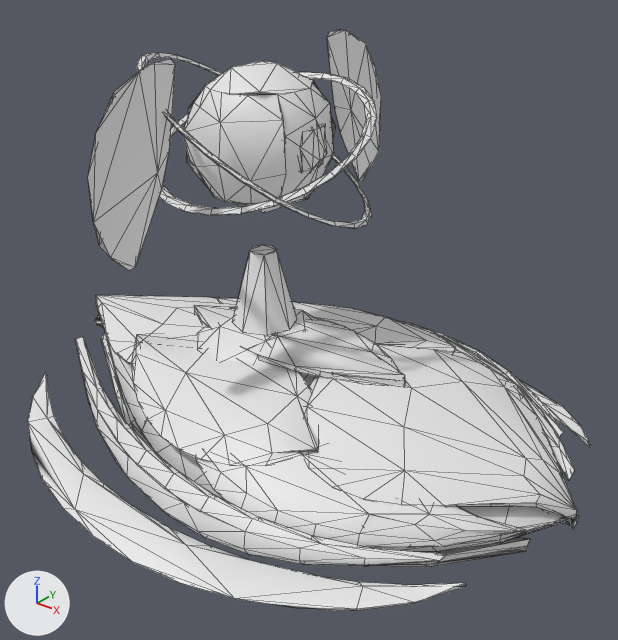
A saved change to the glTF model public/assets/models/alien/seer_lod.glb.
Rendered twice from a 50 mm camera at (4.46, -5.31, 5.2) aimed at (0.24, -0.02, 1.93). The axes (+X, +Y, +Z) are drawn at lower left. The lights are the same throughout. The older version comes first. Mesh edges are drawn as thin lines. Where no turn or scale is listed for an object, it has been applied to the vertices. Vertices at exactly the same position are counted once.

The older version as bpy lines, for what is in view:
```python
me_eye = bpy.data.meshes.new('Eye')
me_eye.from_pydata(...)  # 411 vertices, 614 faces; spans x -1.31..0.71, y -1.79..1.79, z 1.75..4.21
me_hull = bpy.data.meshes.new('Hull')
me_hull.from_pydata(...)  # 1425 vertices, 1884 faces; spans x -2.81..2.81, y -2.24..2.24, z 0.34..1.76
ob_eye = bpy.data.objects.new('Eye', me_eye)
ob_eye.location = (0.0, 0.0, 0.0)
ob_hull = bpy.data.objects.new('Hull', me_hull)
ob_hull.location = (0.0, 0.0, 0.0)
```
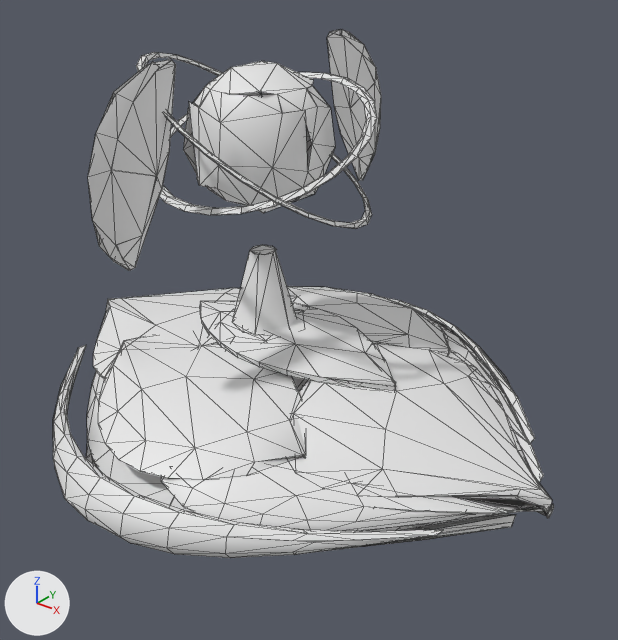
Where the change shows, as pixel boxes (x1, y1, x2, y2) in the pictures (618 x 640 px; the box of a moved part takes in the faces that stretch with it):
'Hull', reshaped (11% narrower, 14% shorter): before (28, 295, 591, 611); after (53, 286, 554, 558)
'Eye', reshaped: before (88, 30, 381, 335); after (88, 29, 381, 334)
part 1 of me_hull, rebuilt (mostly hidden): before (96, 315, 579, 552); after (87, 371, 554, 532)
part 2 of me_hull, rebuilt: before (401, 321, 564, 437); after (382, 297, 535, 443)
part 3 of me_hull, rebuilt (7% shorter): before (76, 337, 446, 566); after (53, 345, 443, 558)
part 4 of me_hull, rebuilt: before (305, 343, 577, 519); after (287, 341, 552, 508)
part 5 of me_hull, rebuilt: before (216, 298, 457, 353); after (287, 286, 450, 354)
part 6 of me_hull, rebuilt (11% wider, 8% taller): before (132, 334, 319, 465); after (98, 338, 306, 480)
part 7 of me_hull, rebuilt (20% narrower, 11% taller): before (439, 335, 575, 480); after (434, 321, 543, 482)
part 8 of me_hull, rebuilt: before (101, 333, 530, 567); after (86, 440, 516, 549)
part 9 of me_hull, rebuilt: before (196, 449, 525, 548); after (161, 458, 513, 531)
part 10 of me_hull, rebuilt (30% taller): before (96, 295, 237, 364); after (93, 288, 240, 378)
part 11 of me_hull, rebuilt (7% narrower, 11% taller): before (194, 305, 405, 386); after (200, 301, 396, 391)
part 12 of me_hull, deleted: before (28, 298, 591, 611)
part 13 of me_hull, added: after (547, 504, 554, 518)
part 14 of me_hull, moved or reshaped: before (198, 309, 302, 360); after (208, 309, 299, 350)
part 15 of me_eye, deleted: before (300, 126, 327, 172)
part 16 of me_eye, moved or reshaped: before (88, 30, 381, 335); after (88, 29, 381, 334)

The edits, one by one:
me_hull is used by ob_hull; location (0.0, 0.0, 0.0).
me_hull had 1425 vertices, 1884 faces and spanned x -2.81..2.81, y -2.24..2.24, z 0.34..1.76.
me_hull now has 1335 vertices, 1898 faces and spans x -2.6..2.6, y -2.27..2.27, z 0.34..1.79.
me_hull part 1: the loose piece of 136 vertices spanning x -2.8..2.81, y -1.53..1.55, z 0.56..1.44 is rebuilt with 125 vertices and now spans x -2.6..2.6, y -1.94..1.94, z 0.56..1.44.
me_hull part 2: the loose piece of 96 vertices spanning x -2.58..2.24, y 0.4..1.86, z 0.85..1.24 is rebuilt with 102 vertices and now spans x -2.39..2.08, y 0.49..2.27, z 0.85..1.25.
me_hull part 3: the loose piece of 92 vertices spanning x -2.58..2.24, y -1.86..-0.4, z 0.85..1.24 is rebuilt with 105 vertices and now spans x -2.39..2.08, y -2.27..-0.49, z 0.85..1.25.
me_hull part 4: the loose piece of 81 vertices spanning x 0.45..2.8, y -1.19..1.19, z 1.01..1.67 is rebuilt with 82 vertices and now spans x 0.41..2.6, y -1.22..1.22, z 1.01..1.65.
me_hull part 5: the loose piece of 78 vertices spanning x -1.47..1.13, y 0.15..1.51, z 1.27..1.64 is rebuilt with 80 vertices and now spans x -1.36..1.04, y 0.21..1.9, z 1.28..1.68.
me_hull part 6: the loose piece of 78 vertices spanning x -1.47..1.12, y -1.51..-0.16, z 1.27..1.63 is rebuilt with 81 vertices and now spans x -1.35..1.05, y -1.9..-0.21, z 1.28..1.67.
me_hull part 7: the loose piece of 77 vertices spanning x 0.0..2.58, y 0.38..1.62, z 1.05..1.51 is rebuilt with 76 vertices and now spans x -0.01..2.39, y 0.21..1.88, z 1.02..1.48.
me_hull part 8: the loose piece of 76 vertices spanning x -2.59..2.59, y -1.6..-0.03, z 0.44..0.95 is rebuilt with 86 vertices and now spans x -2.4..2.39, y -1.99..-0.03, z 0.43..0.96.
me_hull part 9: the loose piece of 75 vertices spanning x -0.01..2.58, y -1.62..-0.38, z 1.05..1.51 is rebuilt with 72 vertices and now spans x -0.01..2.39, y -1.88..-0.21, z 1.02..1.48.
me_hull part 10: the loose piece of 66 vertices spanning x -2.8..-0.28, y -0.88..0.88, z 1.21..1.65 is rebuilt with 76 vertices and now spans x -2.6..-0.26, y -1.25..1.25, z 1.21..1.69.
me_hull part 11: the loose piece of 59 vertices spanning x -1.23..1.23, y -0.46..0.46, z 1.53..1.76 is rebuilt with 56 vertices and now spans x -1.14..1.14, y -0.57..0.57, z 1.52..1.79.
me_hull part 12: 14 loose pieces with 131 vertices, spanning x -2.81..2.49, y -2.24..2.24, z 0.75..1.71, are deleted.
me_hull part 13: 8 vertices added at x 2.6, y -0.06..0.06, z 0.94..1.06.
me_hull part 14: 2 vertices removed from x -0.65..-0.54, y -0.35..0.24, z 1.75..1.76; 4 vertices added at x -0.7..-0.3, y -0.4..0.3, z 1.75.
Other edits to the shape of me_hull do not show in these pictures.
me_eye is used by ob_eye; location (0.0, 0.0, 0.0).
me_eye had 411 vertices, 614 faces and spanned x -1.31..0.71, y -1.79..1.79, z 1.75..4.21.
me_eye now has 391 vertices, 601 faces and spans x -1.31..0.71, y -1.78..1.79, z 1.74..4.21.
me_eye part 15: the loose piece of 21 vertices spanning x 0.11..0.31, y -0.17..0.17, z 3.24..3.65 is deleted.
Part 16, on me_eye:
67 vertices are removed from x -0.85..0.33, y -1.79..1.73, z 2.44..4.21.
133 faces are deleted.
3 vertices move from x -0.28..0.21, y -0.3..1.47, z 3.72..4.05 to x -0.24..0.18, y -0.28..1.58, z 3.68..3.88.
101 vertices are added at x -0.76..0.34, y -1.78..1.66, z 1.74..4.21.
163 new faces join them.
Other edits to the shape of me_eye do not show in these pictures.
